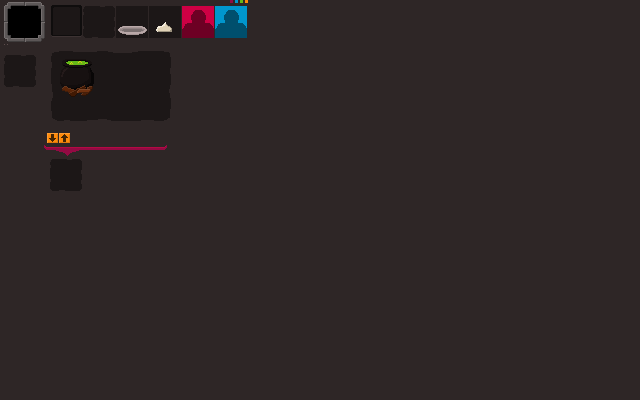
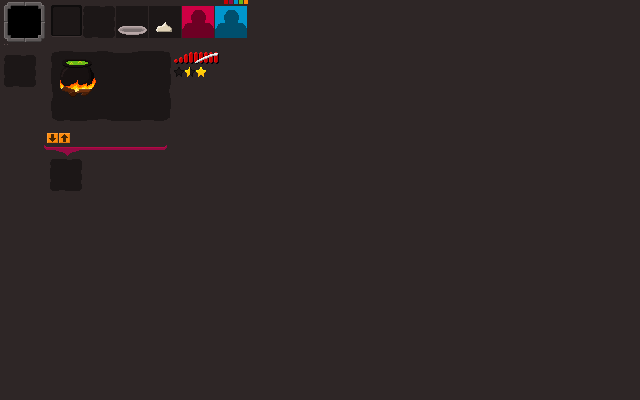
Layers edited between the first and the second 640×400 image:
added layer "Layer #6" above "Pasted Layer #3" over [174, 67, 206, 77]
added layer "Pasted Layer #3" above "Layer #5" over [174, 52, 219, 64]
showed "Layer #4" over [60, 78, 96, 92]
painted on "Background" over [224, 0, 248, 4]
